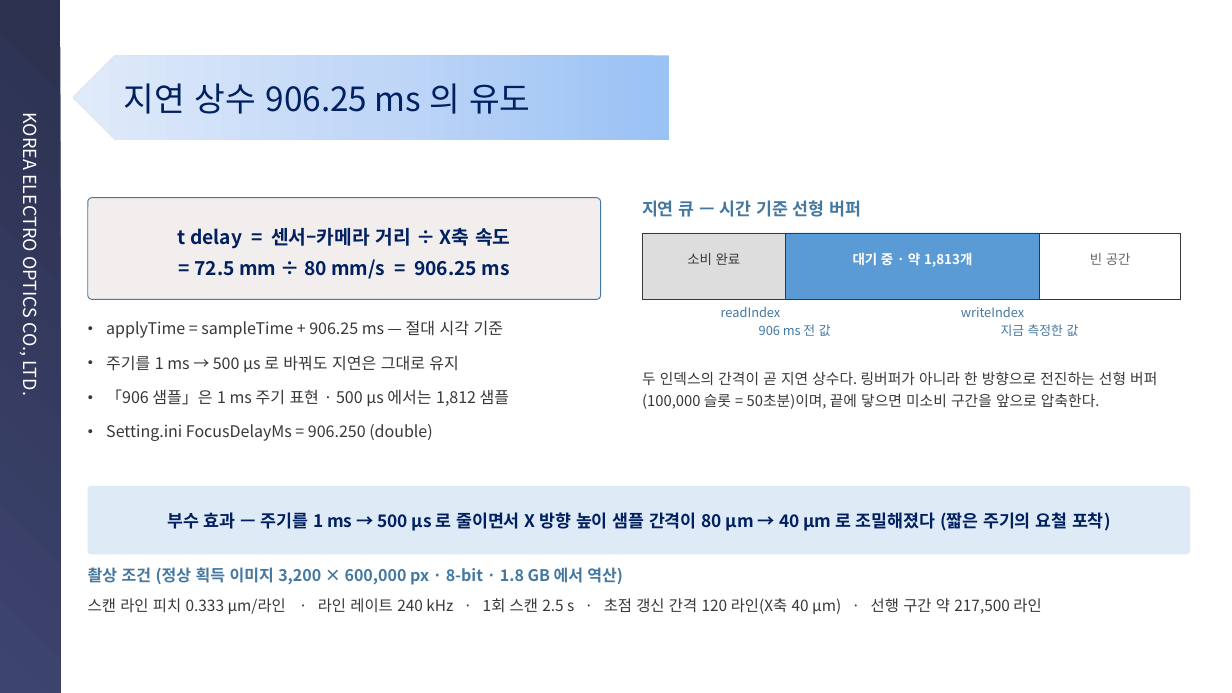
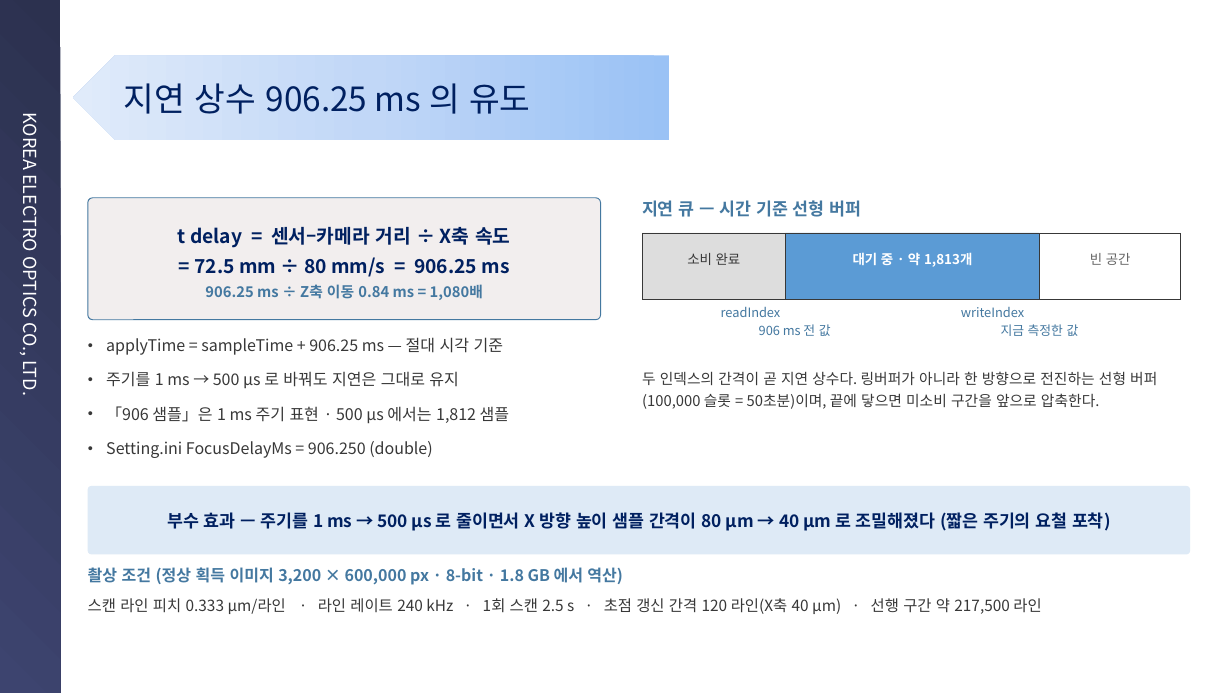
Before and after one commit to kyeongsunyu/SEQApp, a slide deck: slide 8 of Documents/기술경진대회/연구소기술경진대회_민수개발팀 윤경현_피드포워드 오토포커스_260901.pptx. Drawn at 1232x693 pixels with LibreOffice and Linux fonts; fonts in the diff are those of the drawing; background and template pictures are left out. Boxes give left, top, right and bottom in pixels: in the first picture for what was removed or moved away, otherwise in the second. Text is boxed around its words. In the diff, an @@ line names an element or a change of style, - is before the commit and + after.

```diff
--- a/Documents/기술경진대회/연구소기술경진대회_민수개발팀 윤경현_피드포워드 오토포커스_260901.pptx
+++ b/Documents/기술경진대회/연구소기술경진대회_민수개발팀 윤경현_피드포워드 오토포커스_260901.pptx
@@ rounded rectangle "t delay = 센서–카메라 거리 ...": place and size @@
-rounded rectangle "t delay = 센서–카메라 거리 ..." at box(88, 198, 601, 299)
+rounded rectangle "t delay = 센서–카메라 거리 ..." at box(88, 198, 601, 320)
@@ text in rounded rectangle at box(178, 227, 510, 277): line spacing 1.35 to 1.32 @@
@@ text in rounded rectangle at box(205, 284, 483, 300): paragraph added @@
+906.25 ms ÷ Z축 이동 0.84 ms = 1,080배
@@ text "applyTime = sampleTime + 906.25 ...": place and size @@
-text "applyTime = sampleTime + 906.25 ..." at box(106, 320, 509, 441)
+text "applyTime = sampleTime + 906.25 ..." at box(106, 337, 509, 458)
```
Also in this commit, not shown: 1 other file.
